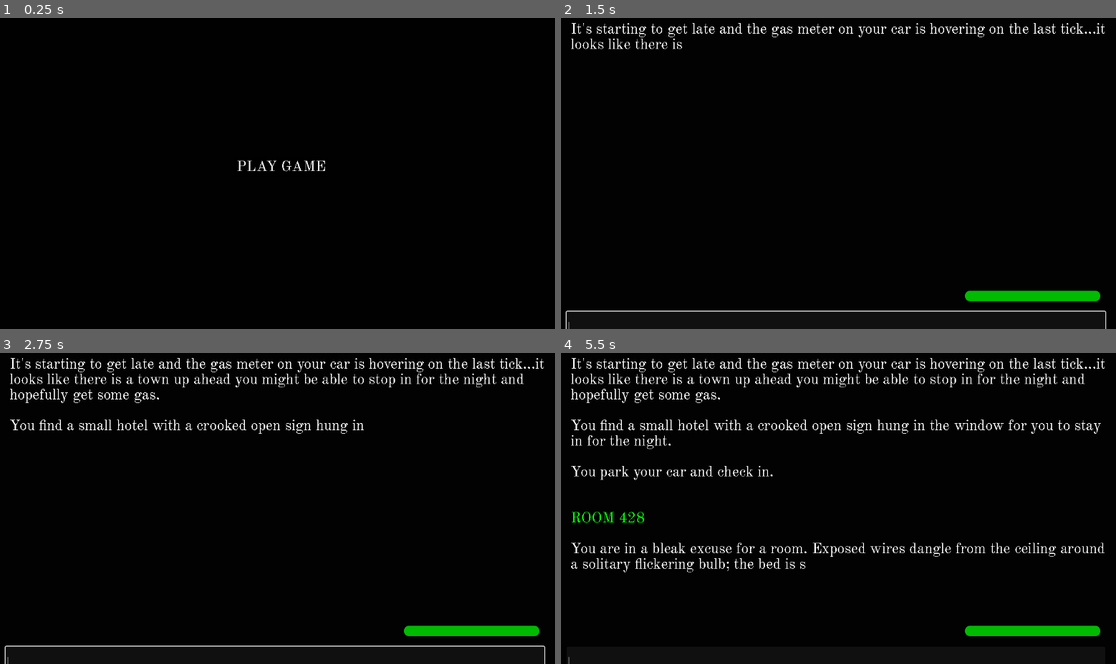
Above: before the commit, frames 1-4 (two rows, left to right).
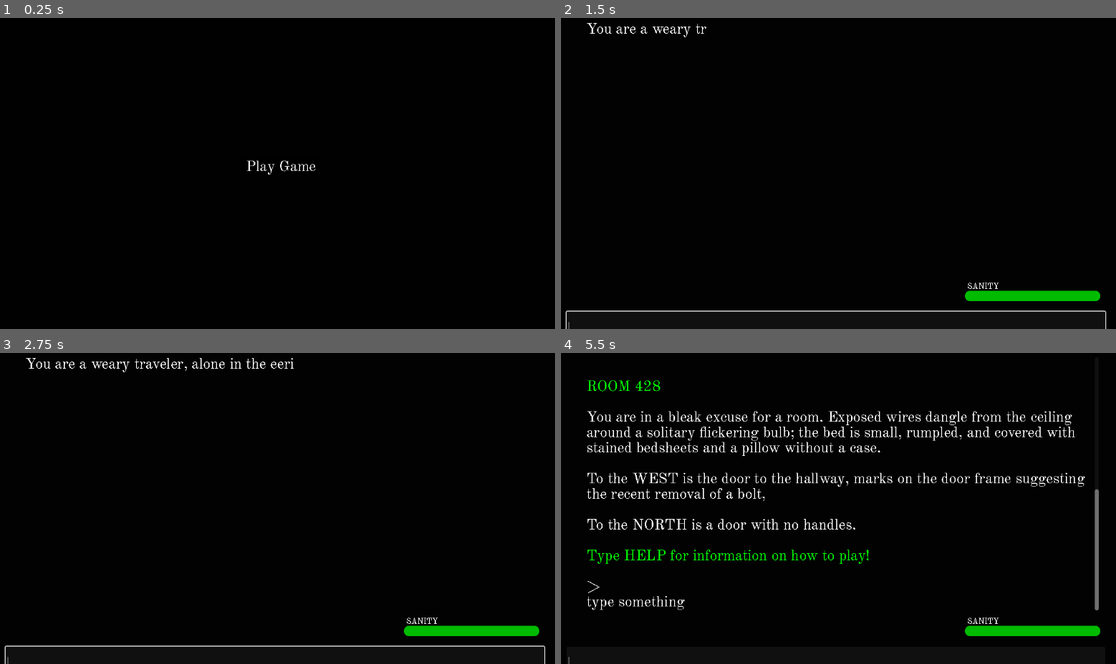
Above: after the commit, the same moments.

Repository: claramckinley/TextAdventure
Game: Godot game, scene res://main/home_page.tscn
The game is run twice, just before and just after one commit, with the same random seed, the same clock (stepped at 60 frames per second) and the same inputs.
Inputs:
- Up to frame 1 (0.25 s): no input
- Up to frame 2 (1.5 s): click "PLAY GAME" (after the commit: "Play Game") at 0.5 s
- Up to frame 3 (2.75 s): no input
- Up to frame 4 (5.5 s): tap Enter at 2.75 s; tap Escape (skip) at 4.9 s

The runs differ from the first frame. In frame 1, 0.3% of the frame differs, in the area x 42-59%, y 45-51%; in frame 2, 1.3%; in frame 3, 3.1%; in frame 4, 10%, in the area x 1-99%, y 1-88%.

Commit message:
added typewriter effect

Diff:
--- a/global/locations.gd
+++ b/global/locations.gd
@@ -54,7 +54,7 @@
 	"CHURCH SANCTUARY": "You stand in a small alcove behind the church alter, the walls are covered in dusty shelves with glass vials and flasks. Labels aged beyond recognition carefully organize the specimens. In quite a few there appear to be bloated objects floating or sunk to the bottom.
 	\n\n\nTo the EAST is a simple wooden door",
 
-	"GRAVEYARD": "You stand in a graveyard. A handful of moss-laden tombstones pepper freshly-churned earth piled in neat mounds. A large tree stads at the far end of the lot.
+	"GRAVEYARD": "You stand in a graveyard. A handful of moss-laden tombstones pepper freshly-churned earth piled in neat mounds. A large tree stands at the far end of the lot.
 	\n\n\nTo the NORTHEAST is the old church, its decaying steeple casting a long shadow over the graveyard
 	\nTo the NORTHWEST is an old, rickety bridge",
 
--- a/global/objects.gd
+++ b/global/objects.gd
@@ -1,18 +1,22 @@
 extends Node
 
 var location = {
-	"FLASHLIGHT": "STORE",
-	"SILVER KEY": "BRICKS",
+	"FLASHLIGHT": "LIBRARY",
+	"FISH TALISMAN": "BRICKS",
 	"STRANGE TRIANGLE": "CHURCH",
 	"BATTERY": "TOP OF LIGHTHOUSE",
 	"SPARK PLUG": "TREE",
 	"CAR KEY": "WILDS",
 	"PISTON": "",
 	"ALTERNATOR": "DEEP TUNNELS",
-	"KEY 428": ""
+	"KEY 428": "",
+	"BULLET": "STORE",
+	"REVOLVER": "GLOVEBOX",
 }
 
 var examine = {
+	"REVOLVER": "There is a .38 REVOLVER",
+	"BULLET": "There is a single BULLET",
 	"KEY 428": "There is a hotel key: KEY 428.",
 	"FISH TALISMAN": "There is a FISH TALISMAN",
 	"FLASHLIGHT": "There is a normal FLASHLIGHT",
@@ -22,6 +26,18 @@
 	"CAR KEY": "A ring with a set of three ordinary keys, including your house key and a small corkscrew: the CAR KEY",
 	"PISTON": "A short, almost wrench-like metal object with a hefty round head: the PISTON",
 	"ALTERNATOR": "A cylindrical metal block with spiked with metal fins: the ALTERNATOR"
+}
+
+var picked_up = {
+	"FLASHLIGHT": 0,
+	"FISH TALISMAN": 0,
+	"STRANGE TRIANGLE": 0,
+	"BATTERY": 0,
+	"SPARK PLUG": 0,
+	"CAR KEY": 0,
+	"PISTON": 0,
+	"ALTERNATOR": 0,
+	"KEY 428": 0
 }
 
 var static_object = {
@@ -37,14 +53,18 @@
 	"WALLPAPER": "The wallpaper has a subtle floral motif.",
 	"CONCIERGE DESK": "Its a sturdy brown desk marred by years of use and stained with the dirt of travelers.",
 	"KEYS": "A grid of 5 by 5 hooks boasts a hearty 24 keys. The 25th is in your pocket. You are the sole guest here.",
-	"CAR": "The hood of the car creaks open and you take stock.
+	"SIGN": "Its a thin slice of wood dangling from two chains.",
+	"CAR": "You sit in the driver's seat. Your old leather seats are cracked but familiar. The glove box is cracked open slightly. Out the front window you notice the hood of the car is not closed. The get out and fully open the hood to take stock.
 	\nThere are parts missing, cables unhooked and yawning, previously-occupied spaces. After a brief survey of the damage you note that you are missing:
 	\nthe BATTERY,
 	\na PISTON,
 	\na SPARK PLUG,
 	\nthe ALTERNATOR,
 	\nand, though you left the car unlocked, you are missing your CAR KEYS",
+	"LEATHER SEATS": "The seats are barely holding together.",
+	"GLOVEBOX": "Old documents and abandoned mints fill the compartment.",
 	"HOTEL": "It is a borderline dangerous-looking building far more tall than it is wide. You can see your room way up on the fourth floor and the light you left on.",
+	"WEEDS": "They are wild and tall, choking out any other space and light.",
 	"ROAD": "Its a normal asphalt road.",
 	"SLEEPING PERSON": "All you can see of them is a pile of coats, a ratty cap covering their face, though greasy black h …(299 unchanged characters)…
 	"PERSON": "All you can see of them is a pile of coats, a ratty cap covering their face, though greasy black hair peeks …(290 unchanged characters)…
@@ -171,6 +191,10 @@
 	"KEYS": "HOTEL LOBBY",
 	"CAR": "WEST OF HOTEL",
 	"HOTEL": "WEST OF HOTEL",
+	"SIGN": "WEST OF HOTEL",
+	"WEEDS": "WILDS",
+	"LEATHER SEATS": "WEST OF HOTEL",
+	"GLOVEBOX": "WEST OF HOTEL",
 	"ROAD": "MAIN ROAD",
 	"GREEN": "TOWN SQUARE",
 	"STATUE": "TOWN SQUARE",
@@ -202,7 +226,7 @@
 	"GORGE": "HOUSING BRIDGE",
 	"BRIDGE": "HOUSING BRIDGE",
 	"ROUNDABOUT": "HOUSING DISTRICT",
-	"MAILBOXES": "HOUSING DISTRCIT",
+	"MAILBOXES": "HOUSING DISTRICT",
 	"HOUSES": "HOUSING DISTRICT",
 	"TWIN SIZED BED": "HOUSE",
 	"BROWN WATER": "HOUSE",
@@ -298,6 +322,10 @@
 	"CARVINGS": 5,
 	"ENGRAVINGS": 5,
 	"DARK SHAPE": 10,
+	"PERSON": 5,
+	"SLEEPING PERSON": 5,
+	"THE OTHER GODS": 5,
+	"THE NAMELESS CITY": 5,
 	"ALTAR": 5,
 	"WINDOW": -3,
 	"A HISTORY": -4,
--- a/global/player.gd
+++ b/global/player.gd
@@ -4,7 +4,7 @@
 
 var score = 0
 
-var monster_distance = 5
+var monster_distance = 20
 
 var sanity = 100
 
--- /dev/null
+++ b/main/end_page.gd
@@ -0,0 +1,10 @@
+extends Control
+
+@onready var label = $CenterContainer/Label
+
+func _ready():
+	$ScoreLabel.text = "Score: " + str(Player.score)
+	$MovesLabel.text = "Moves: " + str(Player.moves)
+
+func _on_button_pressed():
+	get_tree().quit()
--- /dev/null
+++ b/main/end_page.tscn
@@ -0,0 +1,67 @@
+[gd_scene load_steps=3 format=3 uid="uid://bwivooaytxtnb"]
+
+[ext_resource type="Script" path="res://main/end_page.gd" id="1_s2vdn"]
+
+[sub_resource type="StyleBoxFlat" id="StyleBoxFlat_sovk4"]
+bg_color = Color(0, 0, 0, 1)
+
+[node name="EndPage" type="Control"]
+layout_mode = 3
+anchors_preset = 15
+anchor_right = 1.0
+anchor_bottom = 1.0
+grow_horizontal = 2
+grow_vertical = 2
+script = ExtResource("1_s2vdn")
+
+[node name="ColorRect" type="ColorRect" parent="."]
+custom_minimum_size = Vector2(50, 2.08165e-12)
+offset_left = -463.0
+offset_top = -413.0
+offset_right = 1674.0
+offset_bottom = 1207.0
+color = Color(0.00392157, 0.00392157, 0.00392157, 1)
+
+[node name="ScoreLabel" type="Label" parent="."]
+custom_minimum_size = Vector2(152, 39)
+layout_mode = 2
+offset_left = 408.0
+offset_top = 243.0
+offset_right = 560.0
+offset_bottom = 282.0
+horizontal_alignment = 1
+vertical_alignment = 1
+
+[node name="MovesLabel" type="Label" parent="."]
+custom_minimum_size = Vector2(152, 39)
+layout_mode = 2
+offset_left = 597.0
+offset_top = 240.0
+offset_right = 749.0
+offset_bottom = 286.0
+horizontal_alignment = 1
+vertical_alignment = 1
+
+[node name="CenterContainer" type="CenterContainer" parent="."]
+layout_mode = 1
+anchors_preset = 15
+anchor_right = 1.0
+anchor_bottom = 1.0
+offset_left = -4.0
+offset_top = -4.0
+offset_right = 6.0
+offset_bottom = 9.0
+grow_horizontal = 2
+grow_vertical = 2
+
+[node name="Button" type="Button" parent="CenterContainer"]
+layout_mode = 2
+mouse_default_cursor_shape = 2
+theme_override_colors/font_color = Color(0.92549, 0.92549, 0.92549, 1)
+theme_override_colors/font_hover_color = Color(0, 0.733333, 0, 1)
+theme_override_font_sizes/font_size = 30
+theme_override_styles/focus = SubResource("StyleBoxFlat_sovk4")
+text = "Quit"
+icon_alignment = 1
+
+[connection signal="pressed" from="CenterContainer/Button" to="." method="_on_button_pressed"]
--- a/main/home_page.tscn
+++ b/main/home_page.tscn
@@ -37,7 +37,7 @@
 theme_override_colors/font_hover_color = Color(0, 0.733333, 0, 1)
 theme_override_font_sizes/font_size = 30
 theme_override_styles/focus = SubResource("StyleBoxFlat_et18i")
-text = "PLAY GAME"
+text = "Play Game"
 icon_alignment = 1
 
 [connection signal="pressed" from="CenterContainer/Button" to="." method="_on_button_pressed"]
--- a/main/text_adventure.gd
+++ b/main/text_adventure.gd
@@ -3,6 +3,7 @@
 @onready var user_input = %UserInput
 @onready var display_text = %DisplayText
 @onready var progress_bar = %ProgressBar
+@onready var typing_timer = $"../TypingTimer"
 
 var origin = "ROOM 428"
 var curr_loc = origin
@@ -15,11 +16,15 @@
 var max_value = 100
 var final_chars = 0
 var done_typing = false
+var max_monster_distance = 20
+var gun_damage = 10
 var tween
 
+
 @export var damage = 20
 
 func _ready():
+	tween = create_tween()
 	progress_bar.value = max_value
 	user_input.caret_force_displayed = true
 	user_input.grab_focus()
@@ -27,10 +32,13 @@
 	update_display(intro_text.get_as_text())
 	start_time = Time.get_ticks_msec()
 	parse_input("EXAMINE")
+	display_text.push_color(Color.GREEN)
+	update_display("\nType HELP for information on how to play!")
+	display_text.push_color(Color.WHITE)
 
 func _process(_delta):
-	if monster_check and Player.monster_distance == 1:
-			update_display("\nYou hear wet thunking steps. Tentacles dragging and and liquid sloshing.")
+	if monster_check and Player.monster_distance <= 2:
+			update_display("\nYou hear wet thunking steps. Tentacles dragging and liquid sloshing.")
 			monster_check = false
 	if footsteps == 0:
 		randomize()
@@ -38,43 +46,28 @@
 		update_display("\n" + Player.sounds[index])
 		footsteps = randi_range(5, 10)
 	if Input.is_action_just_pressed("skip"):
-		tween_text(true, "")
+		display_text.visible_characters = display_text.get_total_character_count()
 	if Player.monster_distance == 0:
 		Player.sanity = Player.sanity - damage
 		progress_bar.value = Player.sanity
-		for key in Objects.examine.keys():
-			if Player.inventory.has(key):
-				var locations = Locations.examine.keys()
-				randomize()
-				var new_loc = locations[randi() % locations.size()]
-				Objects.location[key] = new_loc
-				Player.inventory.erase(key)
-
-		update_display("\nEverything goes black. You sit up in your bed in room 428, no memory of how you got here. You feel your pockets and realize that any car parts you had are most definitely gone...")
+		update_display("\nEverything goes black. You sit up in your bed in room 428, no memory of how you got here.")
 		curr_loc = origin
-		Player.monster_distance = 5
+		Player.monster_distance = max_monster_distance
 		monster_check = true
 	if Player.sanity <= 0:
 		await update_display("\nThe madness takes over. You die.")
-		get_tree().quit()
+		get_tree().change_scene_to_file("res://main/end_page.tscn")
 
 func update_display(text):
 	display_text.add_text(text + "\n")
-	tween_text(false, text)
-
-func tween_text(skip, _text):
-	if skip:
-		pass
-	else:
-		tween = create_tween()
-		tween.tween_property(display_text, "visible_characters", display_text.get_total_character_count(), Tween.EASE_OUT_IN * 2)
+	typing_timer.start()
 
 func _on_user_input_text_submitted(new_text):
+	print(Player.monster_distance)
 	monster_check = true
 	if change_moves:
 		Player.moves = Player.moves + 1
-		Player.monster_distance = Player.monster_distance - 1
-		footsteps = footsteps - 1
+		Player.monster_distance = Player.monster_distance - 2
 	user_input.clear()
 	update_display("")
 	update_display("> " + new_text)
@@ -94,6 +87,11 @@
 				Player.inventory.append(target)
 				Objects.location.erase(target)
 				update_display(target + " picked up")
+				if Objects.picked_up.has(target) and Objects.picked_up[target] == 0:
+					Objects.picked_up[target] = 1
+					Player.monster_distance = max_monster_distance
+					Player.score = Player.score + 10
+					update_display("You have bought yourself more time.")
 			else:
 				update_display("i cant pick that up")
 		"TAKE":
@@ -101,6 +99,10 @@
 				Player.inventory.append(target)
 				Objects.location.erase(target)
 				update_display("took " + target)
+				if Objects.picked_up.has(target) and Objects.picked_up[target] == 0:
+					Objects.picked_up[target] = 1
+					Player.monster_distance = max_monster_distance
+					update_display("You have bought yourself more time.")
 			else:
 				update_display("i cant take that")
 		"DROP":
@@ -119,6 +121,13 @@
 			if Objects.dig.has(curr_loc):
 				var dig = Objects.static_object.get(Objects.dig[curr_loc])
 				update_display(Objects.dig[curr_loc] + "\n" + dig)
+		"SHOOT":
+			if Player.inventory.has("REVOLVER") and Player.inventory.has("BULLET"):
+				Player.monster_distance = Player.monster_distance + gun_damage
+				Player.inventory.erase("BULLET")
+				update_display("You fire your gun at the creature. It screams and disappears. You have bought yourself some more time.")
+			else:
+				update_display("You have nothing to shoot.")
 		"MOVES":
 			change_moves = false
 			update_display("moves: " + str(Player.moves))
@@ -193,7 +202,7 @@
 				if target == "KEYPAD":
 					check_password = true
 			else:
-				update_display("I don't know what that means")
+				update_display("I don't know what that means.")
 
 func separate_input(text):
 	if text == "" or text == null:
@@ -245,11 +254,16 @@
 		return "NORTHEAST"
 	if text == "SE":
 		return "SOUTHEAST"
+	if text == "D":
+		return "DOWN"
+	if text == "U":
+		return "UP"
 	else:
 		target = ""
 	return text
 
 func generate_examine():
+	display_text.push_color(Color.PAPAYA_WHIP)
 	var examine = Locations.examine.get(curr_loc)
 	display_text.push_color(Color.GREEN)
 	update_display("\n" + curr_loc + "\n")
@@ -266,6 +280,7 @@
 			update_display(examine_arr[0])
 	if curr_loc == "RITUAL ROOM":
 		parse_input("SOUTH")
+
 
 func generate_object_examine():
 	var examine = Objects.static_object.get(target)
@@ -278,6 +293,8 @@
 		update_display(Objects.examine.get(object))
 	if Objects.sanity_loss.get(target) != null:
 		Player.sanity = Player.sanity - Objects.sanity_loss.get(target)
+		$"../SanityDelta".text = str(-1 * Objects.sanity_loss.get(target))
+		$"../DeltaTimer".start()
 		progress_bar.value = Player.sanity
 
 func check_travel(next_loc):
@@ -288,12 +305,12 @@
 			update_display("used " + blocker)
 			if blocker.contains("KEY"):
 				Player.inventory.erase(blocker)
-			Player.monster_distance = Player.monster_distance + 2
+			Player.monster_distance = Player.monster_distance + 1
 			return true
 		else:
 			update_display("you dont have " + blocker)
 	else:
-		Player.monster_distance = Player.monster_distance + 2
+		Player.monster_distance = Player.monster_distance + 1
 		return true
 	return false
 
@@ -303,3 +320,16 @@
 		update_display(escape_text.get_as_text())
 	else:
 		generate_object_examine()
+
+
+
+func _on_delta_timer_timeout():
+	$"../DeltaTimer".stop()
+	$"../SanityDelta".text = ""
+
+
+func _on_typing_timer_timeout():
+	if display_text.visible_characters < display_text.get_total_character_count():
+		display_text.visible_characters += 1
+	else:
+		typing_timer.stop()
--- a/main/text_adventure.tscn
+++ b/main/text_adventure.tscn
@@ -36,9 +36,9 @@
 layout_mode = 1
 anchors_preset = 10
 anchor_right = 1.0
-offset_left = 28.0
+offset_left = 60.0
 offset_top = 30.0
-offset_right = -28.0
+offset_right = -53.0
 offset_bottom = 540.0
 grow_horizontal = 2
 mouse_filter = 1
@@ -74,4 +74,29 @@
 rounded = true
 show_percentage = false
 
+[node name="Sanity" type="Label" parent="."]
+layout_mode = 0
+offset_left = 826.0
+offset_top = 554.0
+offset_right = 890.0
+offset_bottom = 574.0
+text = "SANITY"
+
+[node name="SanityDelta" type="Label" parent="."]
+layout_mode = 0
+offset_left = 1036.0
+offset_top = 541.0
+offset_right = 1072.0
+offset_bottom = 561.0
+rotation = 0.307144
+horizontal_alignment = 1
+
+[node name="DeltaTimer" type="Timer" parent="."]
+wait_time = 0.5
+
+[node name="TypingTimer" type="Timer" parent="."]
+wait_time = 0.05
+
 [connection signal="text_submitted" from="UserInput" to="TextAdventure" method="_on_user_input_text_submitted"]
+[connection signal="timeout" from="DeltaTimer" to="TextAdventure" method="_on_delta_timer_timeout"]
+[connection signal="timeout" from="TypingTimer" to="TextAdventure" method="_on_typing_timer_timeout"]
Not shown, changed: export_presets.cfg
Not shown, changed: main/help.txt
Not shown, changed: main/intro.txt
